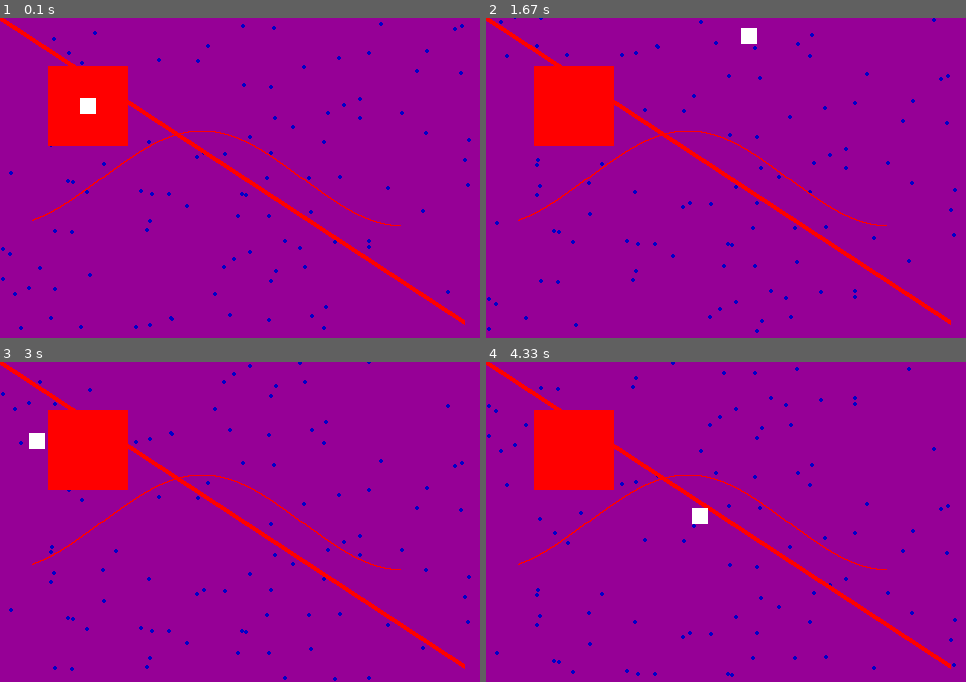
Above: before the commit, frames 1-4 (two rows, left to right).
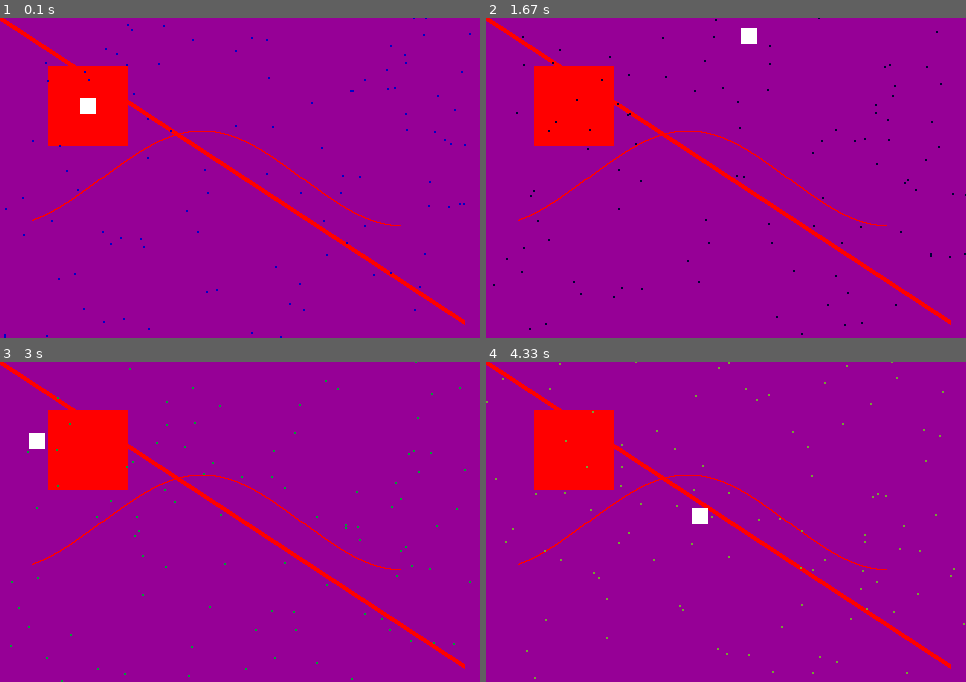
Above: after the commit, the same moments.

Repository: larryoatmeal/6.3E-SideScroller
Game: pygame game, started from demo.py
Two runs of this game, one before a commit and one after it. Both use one fixed random seed, a clock stepped at 60 frames per second and the inputs below.
Inputs:
- Up to frame 1 (0.1 s): no input
- Up to frame 2 (1.67 s): hold D 0.33-0.8 s; hold W 0.83-1.13 s; hold D 1.17-1.63 s
- Up to frame 3 (3 s): hold A 1.67-2.2 s; hold S 2.23-2.53 s; hold A 2.57-2.97 s
- Up to frame 4 (4.33 s): hold W 3-3.37 s; hold D 3.4-4.03 s; hold S from 4.07 s (still down)

The runs differ from the first frame. In frame 1, 1.0% of the frame differs, in the area x 0-99%, y 0-100%; in frame 2, 1.0%, in the area x 0-100%, y 0-100%; in frame 3, 1.0%; in frame 4, 1.0%.

Commit message:
Pretty rain and event bus test

Diff:
--- a/demo.py
+++ b/demo.py
@@ -27,17 +27,8 @@
 # Render text (text, anti-aliasing, color)
 # text = font.render("6.3E", True, BLACK)
 
-#initialize rainDrops
-RAIN_DIAMETER = int(UNIT/8)
-RAIN_SPEED = 2*UNIT#in units per second
-NUM_RAIN_DROPS = 100
-rainDrops = []
-for i in range(NUM_RAIN_DROPS):
-	x = random.randrange(RAIN_DIAMETER, WIDTH - RAIN_DIAMETER)
-	y = random.randrange(RAIN_DIAMETER, HEIGHT - RAIN_DIAMETER)
-
-	rainDrops.append([x,y])
-
+#Event keys
+WALL_COLLISION = "PLAYER COLLIDED WITH WALL"
 
 
 class Entity:
@@ -84,6 +75,8 @@
 		pass
 	def world_onEvent(self, event):
 		#YOUR CODE HERE
+		print("EVENT:" + event.key)
+
 		return False
 	def world_keyUp(self, event):
 		#YOUR CODE HERE
@@ -94,6 +87,7 @@
 
 	#--STUDENTS PROBABLY DO NOT NEED TO MODIFY THIS, BUT CAN OVERRIDE IF NECESSARY---------------------#
 	def update(self, dt):
+		self.notifyListeners()
 		self.world_update(dt)
 		for entity in self._entities:
 			entity.update(self, dt)
@@ -113,6 +107,7 @@
 					consumed = listener.onEvent(event)
 					if(consumed):#if consumed by child, stop trickling down
 						break
+		self._eventQueue = []
 	#register an Entity as part of this world
 	def addEntity(self, entity):
 		self._entities.append(entity)
@@ -140,6 +135,41 @@
 		for player in self._players:
 			player.onKeyDown(keyCode)
 
+class RainDrops(Entity):
+	RAIN_DIAMETER = 1.0/8
+	RAIN_SPEED = 2#in units per second
+	NUM_RAIN_DROPS = 100
+	def __init__(self):
+		self.rainDrops = []
+		for i in range(RainDrops.NUM_RAIN_DROPS):
+			x = random.uniform(0, WORLD_WIDTH)
+			y = random.uniform(0, WORlD_HEIGHT)
+			v_x = 0
+			self.color = list(BLUE)
+			self.rainDrops.append([x,y,v_x])
+	def update(self, world, dt):
+		for coord in self.rainDrops:
+			coord[1] += RainDrops.RAIN_SPEED*dt/1000.0
+			coord[0] += coord[2] * dt/1000.0
+			coord[2] *= 0.9
+			if coord[1] > WORlD_HEIGHT:
+				coord[1] = -RainDrops.RAIN_DIAMETER
+				coord[0] = random.uniform(0, WORLD_WIDTH)
+	def draw(self, screen):
+		for coord in self.rainDrops:
+			pygame.draw.circle(screen, self.color, toPix(coord[:2]), 1)
+	def onEvent(self, event):
+		if(event.key == WALL_COLLISION):
+			#push raindrops
+			for coord in self.rainDrops:
+				if(random.randrange(0, 2) == 1):
+					coord[2] = -10
+				else:
+					coord[2] = 10
+			randIndex = random.randrange(0, 3)
+			self.color[randIndex] = random.randrange(0, 255)
+
+
 class Player(Entity):
 	FRICTION = 2/1000.0
 	FORCE = 0.05/1000.0
@@ -198,43 +228,31 @@
 
 		return True
 
-	def checkCollision(self):
+	def checkCollision(self, world):
 		worldBoundaries = [self.w, self.h, WORLD_WIDTH-self.w, WORlD_HEIGHT-self.h]
 		playerBoundaries = [self.x, self.y, self.w, self.h]
 		if not self.doRectsOverlap(worldBoundaries, playerBoundaries):
-			print("Collision with wall")
+			world.publishEvent(Event(WALL_COLLISION))
 			# if(self.x < 0 or self.x > WORLD_WIDTH-self.w):#left/right wall collision
 			self.v_y = -1.2*self.v_y
 
 			# if(self.y < 0 or self.y > WORlD_HEIGHT-self.h):#up/down wall collision
 			self.v_x = -1.2*self.v_x
-
-
 
 	def update(self, world, dt):
 		self.v_x += (self.a_x - self.v_x * Player.FRICTION) * dt
 		self.v_y += (self.a_y - self.v_y * Player.FRICTION) * dt
 		self.x += self.v_x * dt
 		self.y += self.v_y * dt
-		self.checkCollision()
-
-def updateRainDrops(dt):
-	# Update world
-	for coord in rainDrops:
-		coord[1] += RAIN_SPEED*dt/1000.0
-		if coord[1] > HEIGHT:
-			coord[1] = -RAIN_DIAMETER
-def integerize(coord):
-	return list(map(lambda x: int(x), coord))
+		self.checkCollision(world)
+
+
 def toPix(coord):
 	pixCoords = []
 	for i in coord:
 		pixCoords.append(int(UNIT * i))
 	return pixCoords
-def drawBackground(screen):
-	# Draw rain
-	for coord in rainDrops:
-		pygame.draw.circle(screen, BLUE, integerize(coord), RAIN_DIAMETER)
+def testDraw(screen):
 	#Draw rectangle
 	pygame.draw.rect(screen, RED, [UNIT*3, UNIT*3, UNIT*5, UNIT*5])
 	#Draw line
@@ -247,8 +265,10 @@
 
 world = World()
 player = Player()
+rainDrops = RainDrops()
 world.addPlayer(player)
-
+world.addEntity(rainDrops)
+world.addListener(rainDrops)
 
 #Main loop
 while keepGoing:
@@ -259,32 +279,22 @@
 		elif event.type == pygame.KEYDOWN:
 			# handle keydown
 			world.onKeyDown(event.key)
-			print("KEYDOWN", event.key)
-			if event.key == 113:#q
+			if event.key == pygame.K_q:#q
 				keepGoing = False
-
 		elif event.type == pygame.KEYUP:
 			# handle keyup
 			world.onKeyUp(event.key)
-
-			print("KEYUP")
 	#Update world
-
 	deltaTime = clock.get_time()
-
-	updateRainDrops(deltaTime)
 	world.update(deltaTime)
+
 	# Draw world
 	screen.fill(LAVENDAR) #need to clear screen on each Draw
-	drawBackground(screen)
+	testDraw(screen)
 	world.draw(screen)
-
-	# Draw text
-	# screen.blit(text, [0, 0])
 
 	# Display
 	pygame.display.flip()
 	clock.tick(60) #60 fps
 
-
 pygame.quit()
